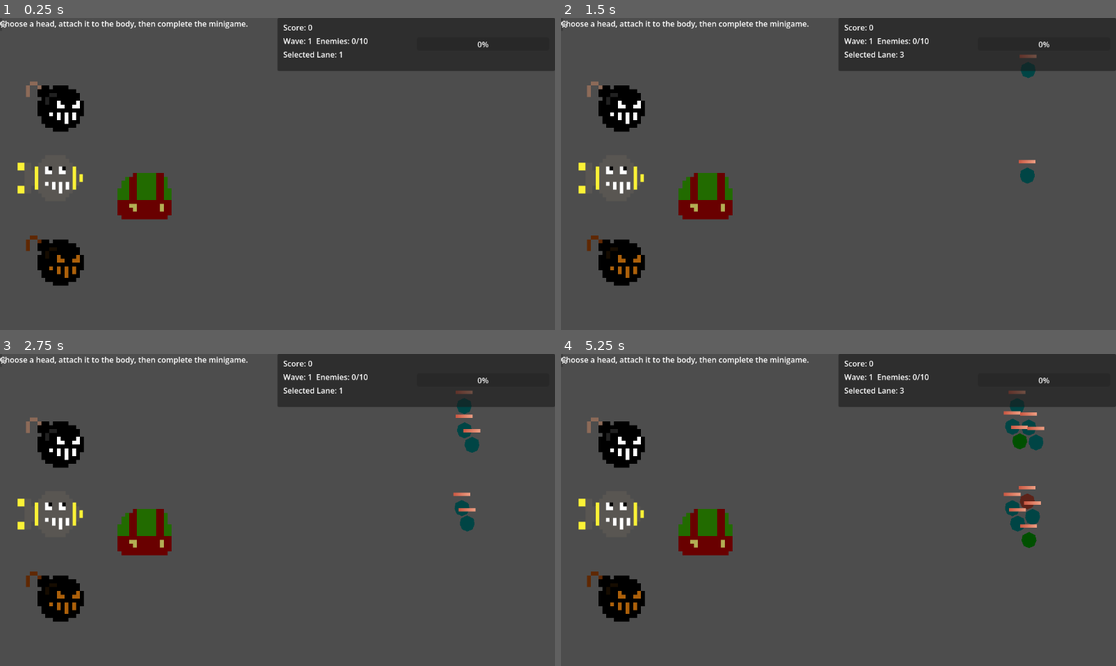
Above: before the commit, frames 1-4 (two rows, left to right).
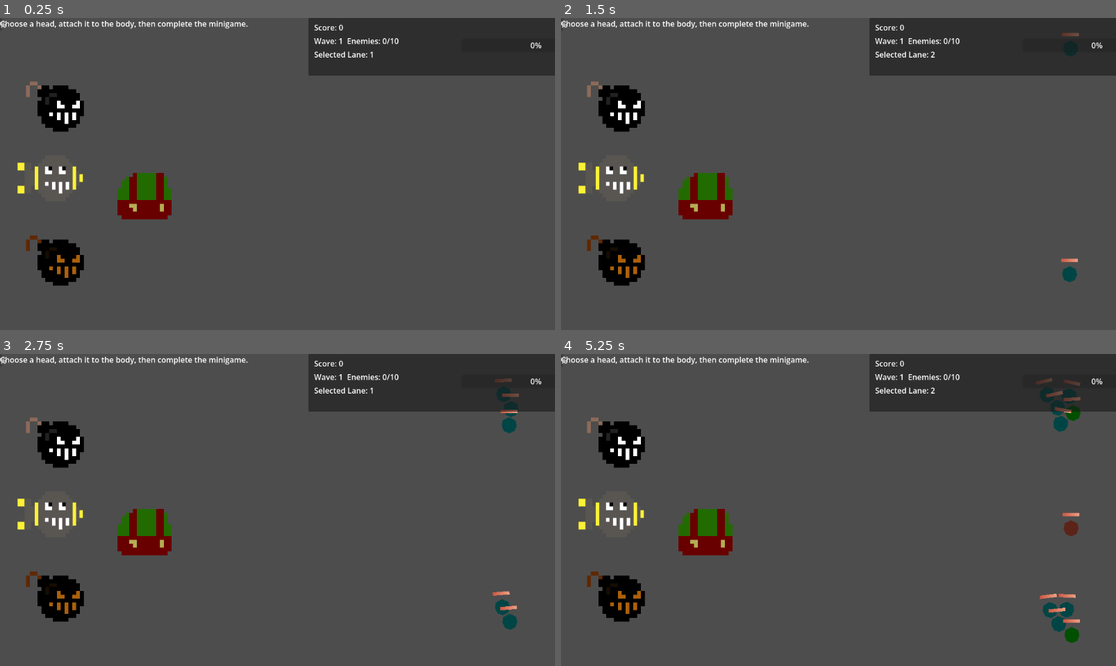
Above: after the commit, the same moments.

Repository: EctoCandy/Toy-Making-Game
Game: Godot game, scene res://Scenes/Lanes/lanes_proto_main.tscn
Same seed, same stepped clock (60 frames per second), same inputs: the game is played once before the commit and once after it.
Inputs (mouse positions are in pixels of both pictures, inside the frame that each line leads up to):
- Up to frame 1 (0.25 s): no input
- Up to frame 2 (1.5 s): tap Enter at 0.5 s; move the mouse to (960, 158) at 0.52 s; press the mouse at (960, 158) at 0.53 s; release the mouse at (960, 158) at 1.25 s; drag from (727, 189) to (1038, 96) at 1.27 s
- Up to frame 3 (2.75 s): move the mouse to (333, 441) at 2.02 s; tap 2 at 2.1 s; click (333, 441) at 2.17 s
- Up to frame 4 (5.25 s): drag from (810, 572) to (1038, 432) at 2.77 s; move the mouse to (1005, 556) at 3.52 s; press the mouse at (1005, 556) at 3.53 s; release the mouse at (1005, 556) at 4.25 s; drag from (672, 463) to (1038, 432) at 4.27 s; move the mouse to (866, 510) at 5.02 s; tap 2 at 5.1 s; click (866, 510) at 5.17 s

The runs differ from the first frame. In frame 1, 1.9% of the frame differs, in the area x 50-100%, y 0-19%; in frame 2, 2.3%; in frame 3, 3.1%; in frame 4, 4.3%, in the area x 50-100%, y 0-93%.

Commit message:
WIP changed lane size to fit better and changed wind up key to have better collisions

Diff:
--- a/Scenes/Lanes/lane.tscn
+++ b/Scenes/Lanes/lane.tscn
@@ -43,6 +43,12 @@
 
 [node name="Lane" type="Node2D" unique_id=757423102]
 script = ExtResource("1_a533s")
+
+[node name="PlayerUnitSpawn" type="Node2D" parent="." unique_id=275782582]
+position = Vector2(-76.18, 103.89)
+
+[node name="EnemyUnitSpawn" type="Node2D" parent="." unique_id=1839210217]
+position = Vector2(1289.1, 107.6)
 
 [node name="EnemyPath" type="Path2D" parent="." unique_id=2096653348]
 y_sort_enabled = true
--- a/Scenes/Lanes/lanes_proto_main.tscn
+++ b/Scenes/Lanes/lanes_proto_main.tscn
@@ -8,12 +8,16 @@
 script = ExtResource("1_ndud4")
 
 [node name="Lane1" parent="." unique_id=1811325806 instance=ExtResource("2_ndud4")]
+position = Vector2(527, 4)
+scale = Vector2(0.54, 1)
 
 [node name="Lane2" parent="." unique_id=137175908 instance=ExtResource("2_ndud4")]
-position = Vector2(0, 211.405)
+position = Vector2(527, 215.405)
+scale = Vector2(0.54, 1)
 
 [node name="Lane3" parent="." unique_id=1254282650 instance=ExtResource("2_ndud4")]
-position = Vector2(0, 422.875)
+position = Vector2(527, 426.875)
+scale = Vector2(0.54, 1)
 
 [node name="SpawnTimer" type="Timer" parent="." unique_id=247059653]
 wait_time = 0.5
--- a/Scenes/Minigames/RobotBuilder.tscn
+++ b/Scenes/Minigames/RobotBuilder.tscn
@@ -5,17 +5,10 @@
 [ext_resource type="Texture2D" uid="uid://44w1wci3rfad" path="res://Assets/Art/pixil-frame-0_12.png" id="3_wunrn"]
 [ext_resource type="Texture2D" uid="uid://bljipspqn4m3q" path="res://Assets/Art/missle_head-export.png" id="4_fsatl"]
 [ext_resource type="Script" uid="uid://ggolqtocxmxi" path="res://Scripts/Minigames/MinigameHost.gd" id="5_sg3f8"]
+[ext_resource type="PackedScene" uid="uid://d03jnho2hl6w5" path="res://Scenes/wind_up_key.tscn" id="5_ubdpx"]
 [ext_resource type="PackedScene" uid="uid://cj1uvjijlicxg" path="res://Scenes/Minigames/precision_click_minigame.tscn" id="6_u2lpb"]
 [ext_resource type="PackedScene" uid="uid://46ien1865vi1" path="res://Scenes/Minigames/rapid_click_minigame.tscn" id="7_8rvw4"]
 [ext_resource type="PackedScene" uid="uid://7q7ejkuf8bt1" path="res://Scenes/Minigames/connect_points_minigame.tscn" id="8_crh31"]
-[ext_resource type="Texture2D" uid="uid://7v74f11l2y18" path="res://Assets/Art/WindUpKeyTopView.png" id="9_ubdpx"]
-[ext_resource type="Script" uid="uid://dqnw7mf0uoarc" path="res://Scripts/HandCrank/wind_up_key.gd" id="9_uyipn"]
-
-[sub_resource type="CircleShape2D" id="CircleShape2D_ubdpx"]
-radius = 40.0
-
-[sub_resource type="CircleShape2D" id="CircleShape2D_uyipn"]
-radius = 40.0
 
 [node name="RobotBuilder" type="Node2D" unique_id=1119867491]
 script = ExtResource("1_fsatl")
@@ -40,6 +33,9 @@
 position = Vector2(110, 500)
 texture = ExtResource("3_wunrn")
 
+[node name="WindUpKey" parent="." unique_id=1614891329 instance=ExtResource("5_ubdpx")]
+position = Vector2(501, 393)
+
 [node name="MinigameHost" type="Control" parent="." unique_id=2091668107]
 layout_mode = 3
 anchors_preset = 0
@@ -47,28 +43,6 @@
 offset_bottom = 40.0
 script = ExtResource("5_sg3f8")
 minigame_scenes = Array[PackedScene]([ExtResource("6_u2lpb"), ExtResource("7_8rvw4"), ExtResource("8_crh31")])
-
-[node name="WindUpKey" type="Node2D" parent="." unique_id=2138987589]
-visible = false
-z_index = 4096
-position = Vector2(470, 370)
-script = ExtResource("9_uyipn")
-
-[node name="Sprite2D" type="Sprite2D" parent="WindUpKey" unique_id=1232236130]
-rotation = 1.5707964
-texture = ExtResource("9_ubdpx")
-
-[node name="ClickableArea1" type="Area2D" parent="WindUpKey" unique_id=87253787]
-position = Vector2(0, -55)
-
-[node name="CollisionShape2D" type="CollisionShape2D" parent="WindUpKey/ClickableArea1" unique_id=1321066586]
-shape = SubResource("CircleShape2D_ubdpx")
-
-[node name="ClickableArea2" type="Area2D" parent="WindUpKey" unique_id=1814054248]
-position = Vector2(0, 55)
-
-[node name="CollisionShape2D" type="CollisionShape2D" parent="WindUpKey/ClickableArea2" unique_id=693973216]
-shape = SubResource("CircleShape2D_uyipn")
 
 [node name="WindProgressBar" type="ProgressBar" parent="." unique_id=946032902]
 z_index = 4096
--- a/Scenes/wind_up_key.tscn
+++ b/Scenes/wind_up_key.tscn
@@ -4,7 +4,10 @@
 [ext_resource type="Texture2D" uid="uid://7v74f11l2y18" path="res://Assets/Art/WindUpKeyTopView.png" id="1_l8quu"]
 
 [sub_resource type="RectangleShape2D" id="RectangleShape2D_sc487"]
-size = Vector2(107, 54)
+size = Vector2(115.5, 53)
+
+[sub_resource type="RectangleShape2D" id="RectangleShape2D_egcyy"]
+size = Vector2(115.5, 54)
 
 [node name="WindUpKey" type="Node2D" unique_id=1614891329]
 script = ExtResource("1_egcyy")
@@ -15,11 +18,11 @@
 [node name="ClickableArea1" type="Area2D" parent="." unique_id=900297690]
 
 [node name="CollisionShape2D" type="CollisionShape2D" parent="ClickableArea1" unique_id=627102442]
-position = Vector2(77, 0)
+position = Vector2(72.75, -0.5)
 shape = SubResource("RectangleShape2D_sc487")
 
 [node name="ClickableArea2" type="Area2D" parent="." unique_id=485629990]
 
 [node name="CollisionShape2D" type="CollisionShape2D" parent="ClickableArea2" unique_id=2113837576]
-position = Vector2(-77, 0)
-shape = SubResource("RectangleShape2D_sc487")
+position = Vector2(-72.75, 0)
+shape = SubResource("RectangleShape2D_egcyy")
--- a/Scripts/Lanes/unit.gd
+++ b/Scripts/Lanes/unit.gd
@@ -50,6 +50,7 @@
 	# Reversing rigidbody rotation to keep interesting physics behaviour
 	# but also have upright sprites >:)
 	pivot.rotation = -rotation
+	print(pivot.rotation)
 
 	if enemies_in_range.size() == 0:
 		target_pos = path_guide.global_position
--- a/Scripts/Minigames/BaseMinigame.gd
+++ b/Scripts/Minigames/BaseMinigame.gd
@@ -1,5 +1,4 @@
 extends Control
-
 class_name BaseMinigame
 
 signal minigame_completed(success: bool)
--- a/Scripts/main.gd
+++ b/Scripts/main.gd
@@ -189,35 +189,35 @@
 # Positions the builder, minigames, HUD, and scaled lane defense area.
 func _apply_screen_layout() -> void:
 	var screen_size := get_viewport_rect().size
-
-	left_width = screen_size.x * left_screen_percent
-	right_width = screen_size.x - left_width
-	hud_height = screen_size.y * hud_height_percent
-
-	var margin := 12.0
-
-	robot_builder.position = Vector2.ZERO
-	robot_builder.visible = true
-	robot_builder.z_index = 1
-
-	if minigame_host != null:
-		minigame_host.position = Vector2.ZERO
-		minigame_host.size = Vector2(left_width, screen_size.y)
-		minigame_host.set("host_size", Vector2(left_width, screen_size.y))
-
-	var lane_available_size := Vector2(
-		right_width - margin * 2.0,
-		screen_size.y - hud_height - margin * 2.0
-	)
-
-	var lane_scale_x := lane_available_size.x / lane_prototype_size.x
-	var lane_scale_y := lane_available_size.y / lane_prototype_size.y
-	var final_lane_scale = min(lane_scale_x, lane_scale_y) * lane_extra_shrink
-
-	lane_defense_area.position = Vector2(left_width + margin, hud_height + margin)
-	lane_defense_area.scale = Vector2(final_lane_scale, final_lane_scale)
-	lane_defense_area.visible = true
-	lane_defense_area.z_index = 1
+#
+	#left_width = screen_size.x * left_screen_percent
+	#right_width = screen_size.x - left_width
+	#hud_height = screen_size.y * hud_height_percent
+#
+	#var margin := 12.0
+#
+	#robot_builder.position = Vector2.ZERO
+	#robot_builder.visible = true
+	#robot_builder.z_index = 1
+#
+	#if minigame_host != null:
+		#minigame_host.position = Vector2.ZERO
+		#minigame_host.size = Vector2(left_width, screen_size.y)
+		#minigame_host.set("host_size", Vector2(left_width, screen_size.y))
+#
+	#var lane_available_size := Vector2(
+		#right_width - margin * 2.0,
+		#screen_size.y - hud_height - margin * 2.0
+	#)
+#
+	#var lane_scale_x := lane_available_size.x / lane_prototype_size.x
+	#var lane_scale_y := lane_available_size.y / lane_prototype_size.y
+	#var final_lane_scale = min(lane_scale_x, lane_scale_y) * lane_extra_shrink
+#
+	#lane_defense_area.position = Vector2(left_width + margin, hud_height + margin)
+	#lane_defense_area.scale = Vector2(final_lane_scale, final_lane_scale)
+	#lane_defense_area.visible = true
+	#lane_defense_area.z_index = 1
 
 	screen_ui.layer = 10
 
